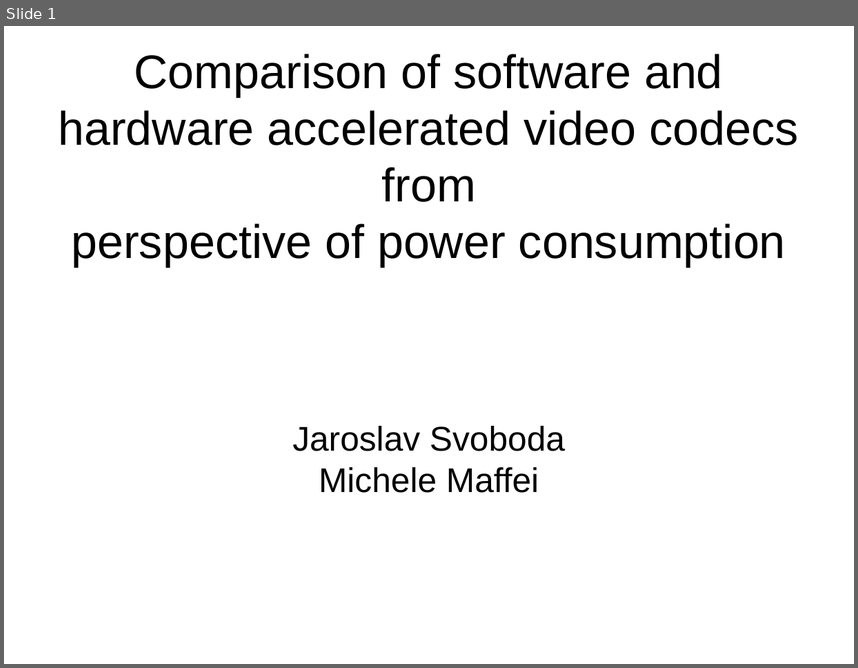
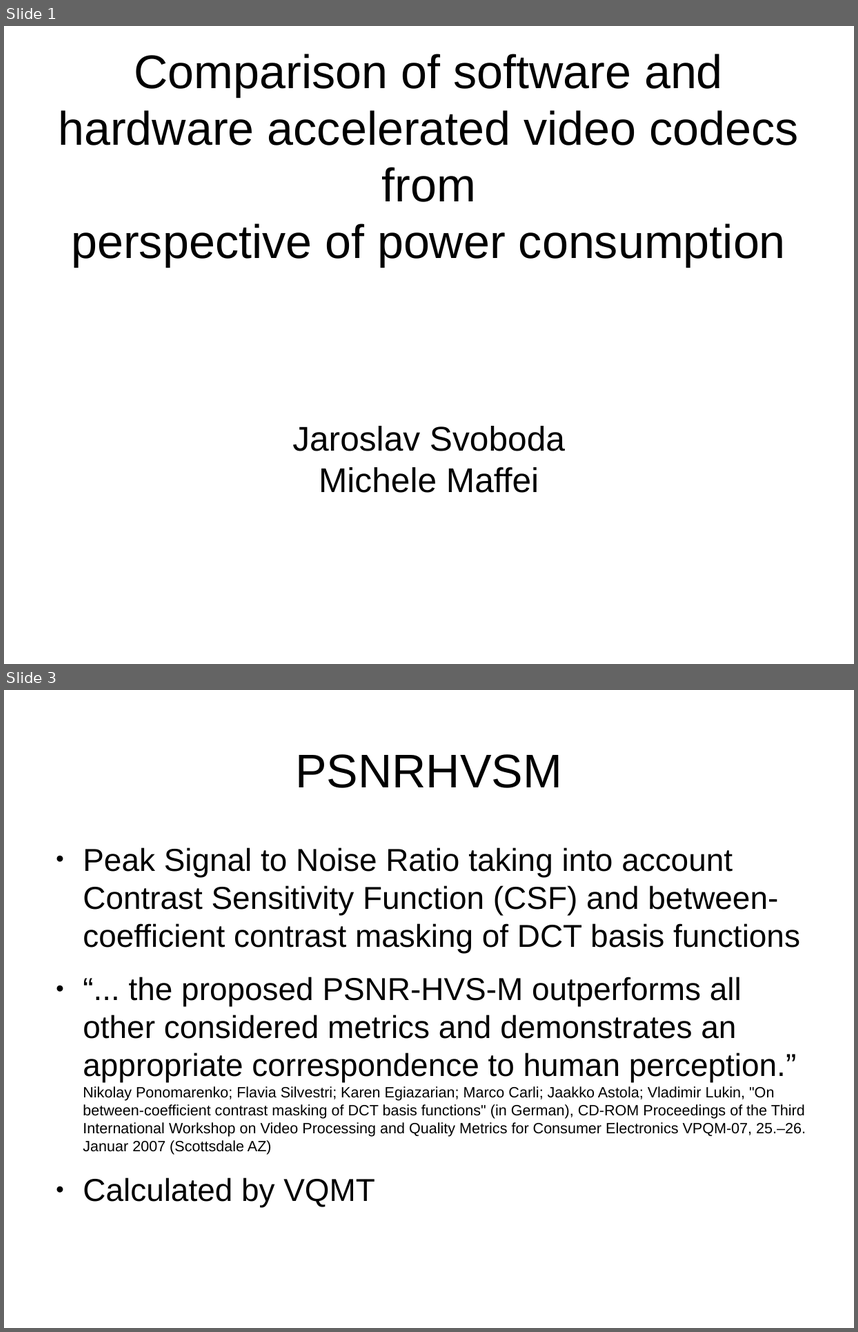
Before and after one commit to multiflexi/II2202, a slide deck: Presentation/presentation.odp. Shown one above the other, each under a label of ours: slide 1 before the commit, slides 1 and 3 after it; the slides between them are not shown. The pictures are 858x668 and 858x1332 pixels, drawn with LibreOffice and Linux fonts; fonts in the diff are those of the drawing. Boxes give left, top, right and bottom in pixels: in the first picture for what was removed or moved away, otherwise in the second. Text is boxed around its words. In the diff, an @@ line names an element or a change of style, - is before the commit and + after.

```diff
--- a/Presentation/presentation.odp
+++ b/Presentation/presentation.odp
@@ slide 3 added at [4,690,854,1328], background #FFFFFF @@
@@ title added at [295,754,562,788], 44 pt, text #000000 @@
+PSNRHVSM
@@ text added at [83,847,806,1207], 13.9 pt, text #000000 @@
+● Peak Signal to Noise Ratio taking into account Contrast Sensitivity Function (CSF) and between-coefficient contrast masking of DCT basis functions
+● “... the proposed PSNR-HVS-M outperforms all other considered metrics and demonstrates an appropriate correspondence to human perception.” Nikolay Ponomarenko; Flavia Silvestri; Karen Egiazarian; Marco Carli; Jaakko Astola; Vladimir Lukin, "On between-coefficient contrast masking of DCT basis functions" (in German), CD-ROM Proceedings of the Third International Workshop on Video Processing and Quality Metrics for Consumer Electronics VPQM-07, 25.–26. Januar 2007 (Scottsdale AZ)
+● Calculated by VQMT
```
Also in this commit, not shown: 4 slides changed, 5 other slides added, 1 other file.
